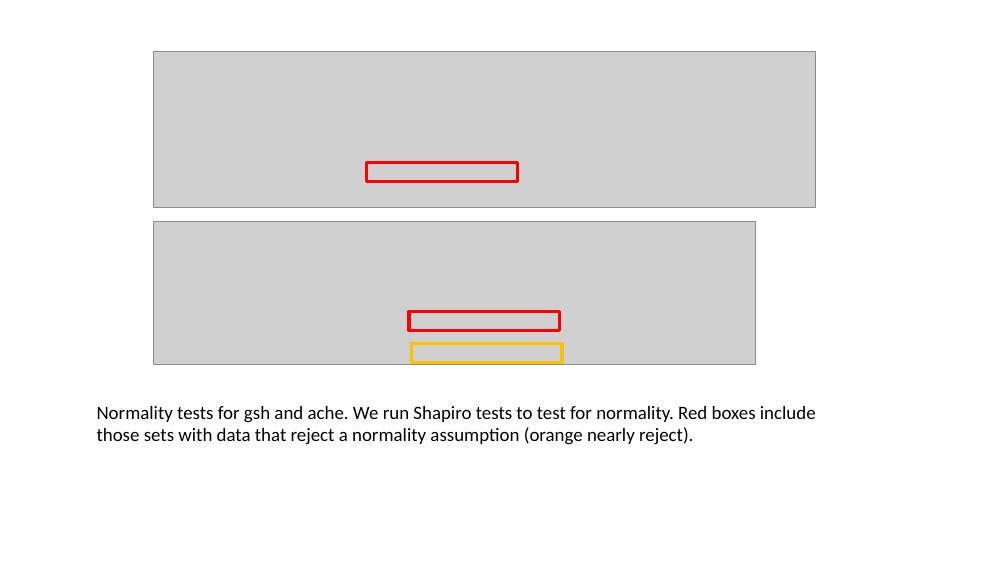
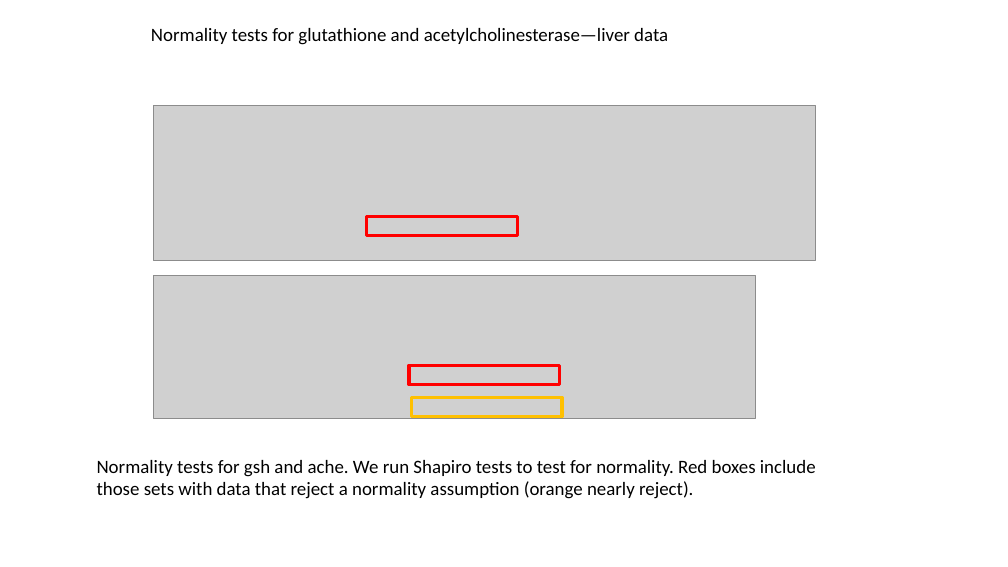
Before and after one commit to amphibian-exeff/vanmeter_salamander_exposures, a slide deck: slide 8 of pptx/vanmeter_salamander_exposures.pptx. Drawn at 1008x567 pixels with LibreOffice and Linux fonts; fonts in the diff are those of the drawing; grey boxes stand for pictures. Boxes give left, top, right and bottom in pixels: in the first picture for what was removed or moved away, otherwise in the second. Text is boxed around its words. In the diff, an @@ line names an element or a change of style, - is before the commit and + after.

Commit message:
swab test results and kernel density figures

```diff
--- a/pptx/vanmeter_salamander_exposures.pptx
+++ b/pptx/vanmeter_salamander_exposures.pptx
@@ text added at (x1=151, y1=28, x2=668, y2=45), 18 pt, text #000000 @@
+Normality tests for glutathione and acetylcholinesterase—liver data
@@ 3 rectangles, 2 pictures, 1 text moved together from (x1=97, y1=51, x2=816, y2=445) to (x1=97, y1=105, x2=816, y2=499) @@
```
Also in this commit, not shown: 13 other slides changed, 9 slides added, 1 slide removed, 3 other files.
